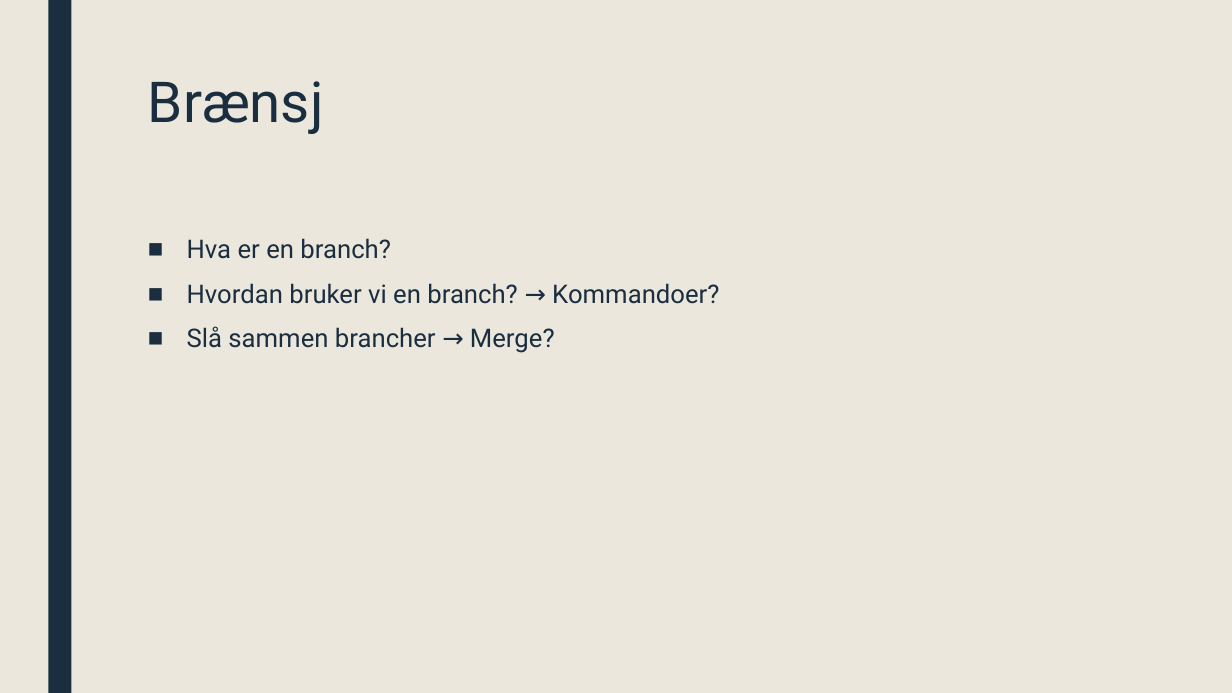
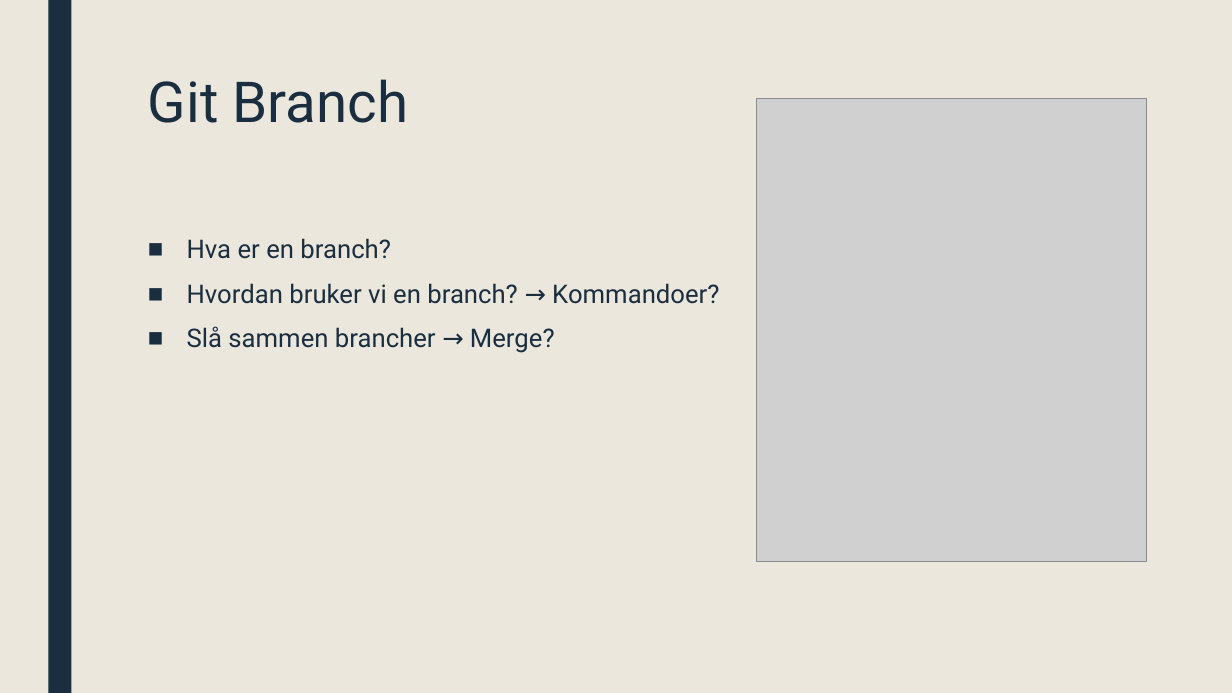
Before and after one commit to ufarm/sommer2016, a slide deck: slide 18 of GIT.pptx (slide 16 before the commit). Drawn at 1232x693 pixels with LibreOffice and Linux fonts; fonts in the diff are those of the drawing; grey boxes stand for pictures. Boxes give left, top, right and bottom in pixels: in the first picture for what was removed or moved away, otherwise in the second. Text is boxed around its words. In the diff, an @@ line names an element or a change of style, - is before the commit and + after.

Commit message:
Added images for branches

```diff
--- a/GIT.pptx
+++ b/GIT.pptx
@@ title at [148,79,408,123]: text changed @@
-Brænsj
+Git Branch
@@ picture added at [757,98,1147,561] @@
```
Also in this commit, not shown: 4 other slides changed, 9 slides added, 1 slide removed.
